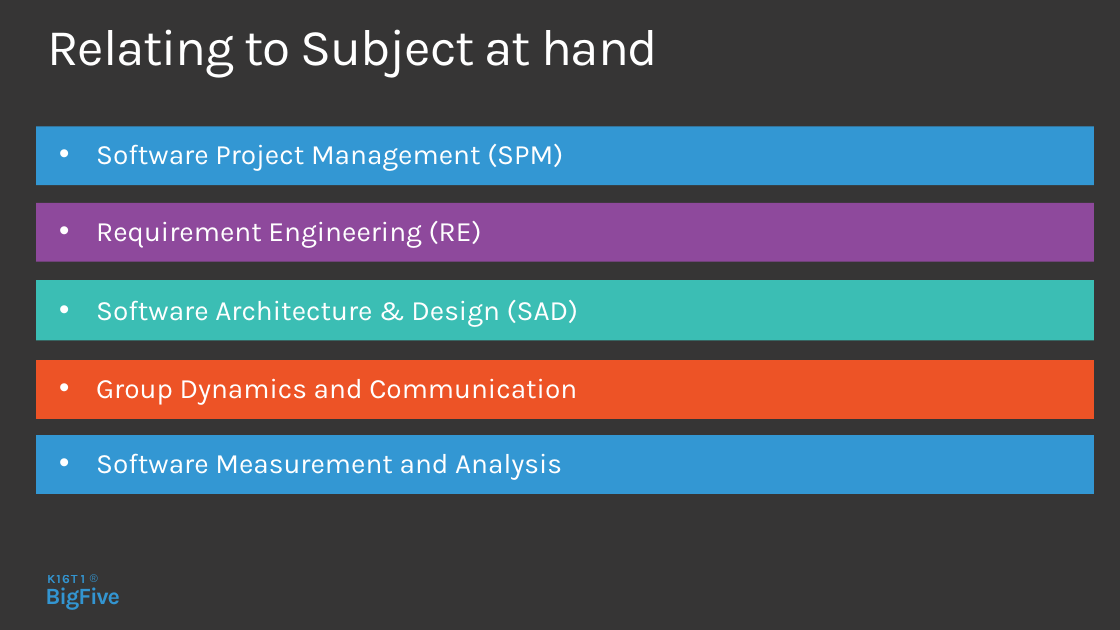
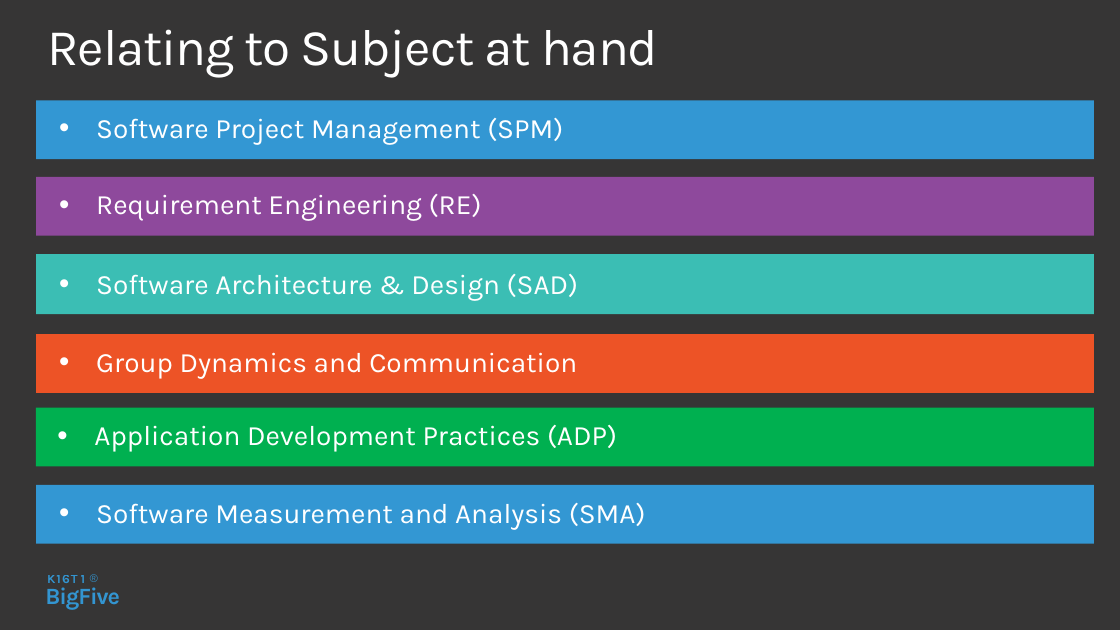
Before and after one commit to daotk/cdkpt, a slide deck: slide 16 of SPQM/Team Assignment/Team Assignment 01/big5.pptx. Drawn at 1120x630 pixels with LibreOffice and Linux fonts; fonts in the diff are those of the drawing; background and template pictures are left out. Boxes give left, top, right and bottom in pixels: in the first picture for what was removed or moved away, otherwise in the second. Text is boxed around its words. In the diff, an @@ line names an element or a change of style, - is before the commit and + after.

Commit message:
big 5 final !

```diff
--- a/SPQM/Team Assignment/Team Assignment 01/big5.pptx
+++ b/SPQM/Team Assignment/Team Assignment 01/big5.pptx
@@ 4 texts, 4 rectangles: place and size @@
-4 texts, 4 rectangles at [36,126,1094,419]
+4 texts, 4 rectangles at [36,100,1094,393]
@@ rectangle added at [36,408,1094,466], fill #00B050 @@
@@ text added at [94,425,617,452], 24 pt, text #FFFFFF @@
+• Application Development Practices (ADP)
@@ rectangle: place and size @@
-rectangle at [36,435,1094,494]
+rectangle at [36,485,1094,544]
@@ text at [96,503,646,529]: text changed @@
-• Software Measurement and Analysis
+• Software Measurement and Analysis (SMA)
```
